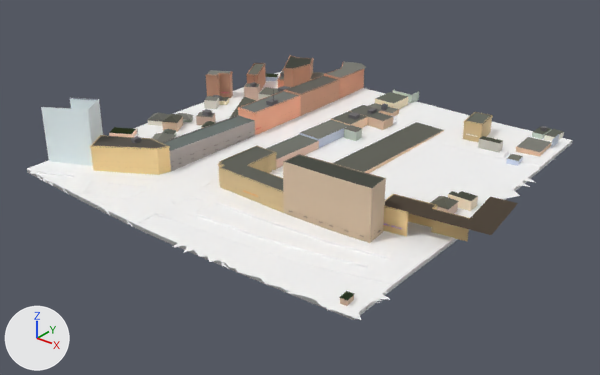
A saved change to the glTF model public/tiles/0/0_1.glb.
Camera for both pictures: a 50 mm camera at (439.0, -781.0, 209.0) aimed at (134.0, -400.0, -27.0). The lights are fixed; the arrows at lower left show +X, +Y and +Z. The picture after the commit comes second. Where no turn or scale is listed for an object, it has been applied to the vertices. Vertices at exactly the same position are counted once.

In view in the first picture: 't0_0_1'.
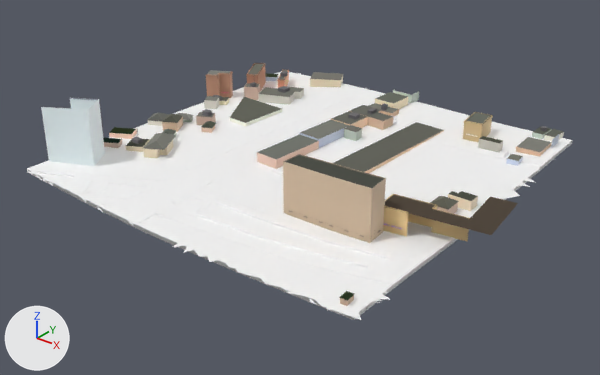
Where the newer file only moved an object's origin or applied its transform, the numbers keep the older frame.

Changed parts and their boxes (x1, y1, x2, y2) in the pictures (600 x 375 px):
't0_0_1', reshaped: before (27, 55, 573, 320); after (27, 63, 573, 320)
part 1 of me_t0_0_1, deleted: before (90, 55, 365, 212)
part 2 of me_t0_0_1, cut back: before (219, 56, 498, 262); after (247, 102, 501, 262)

The edits, one by one:
me_t0_0_1 is used by ob_t0_0_1; location (134.9, -380.7, 2.7).
me_t0_0_1 had 26608 vertices, 29354 faces and spanned x -146.0..146.0, y -137.0..137.0, z -23.0..23.0.
me_t0_0_1 now has 19610 vertices, 24071 faces and spans x -146.0..146.0, y -137.0..131.0, z -23.0..23.0.
me_t0_0_1 part 1: 916 loose pieces with 6772 vertices, spanning x -118.0..30.0, y -105.0..132.0, z -18.0..14.0, are deleted.
me_t0_0_1 part 2: 62 vertices moved within x -131.0..70.0, y -110.0..116.0, z -18.0..-10.0; 234 vertices removed from x -117.0..91.0, y -110.0..137.0, z -18.0..6.0; 8 vertices added at x -59.0..101.0, y -111.0..77.0, z -18.0..-14.0.
Other edits to the shape of me_t0_0_1 do not show in these pictures.
